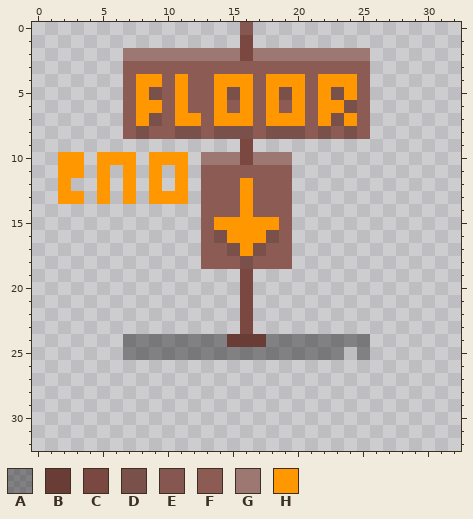
Pixel-art file: Assets/Dungeon/01_The Palace/Props/HoleSignEnd.aseprite. Above, as it was before the edit.
33x33 pixels, 1 frame.
Visible layers, top first: "Writing", "Panels", "Pole", "Shadow" opacity 37%.
Palette (. is transparent): A #0000005e  B #6a3c36  C #7a4841  D #7a504a  E #865650  F #8c5b54  G #9d7873  H #ff9800
Pixels before, first column x 2:
 0 ..............E.........
 1 ..............C.........
 2 .....GGGGGGGGGCGGGGGGGGG
 3 .....FFFFFFFFFFFFFFFFFFF
 4 .....FHHFHFFHHHFHHHFHHHF
 5 .....FHDFHFFHDHFHDHFHDHF
 6 .....FHHFHFFHFHFHFHFHHDF
 7 .....FHDFHHFHHHFHHHFHDHF
 8 .....FDFFDDFDDDFDDDFDFDF
 9 ..............C.........
10 HH.HHH.HHH.GGGCGGG......
11 HH.H.H.H.H.FFFFFFF......
12 H..H.H.H.H.FFFHFFF......
13 HH.H.H.HHH.FFFHFFF......
14 ...........FFFHFFF......
15 ...........FHHHHHF......
16 ...........FDHHHDF......
17 ...........FFDHDFF......
18 ...........FFFDFFF......
19 ..............C.........
20 ..............C.........
21 ..............C.........
22 ..............C.........
23 ..............C.........
24 .....AAAAAAAABBBAAAAAAAA
25 .....AAAAAAAAAAAAAAAAA.A
And afterwards:
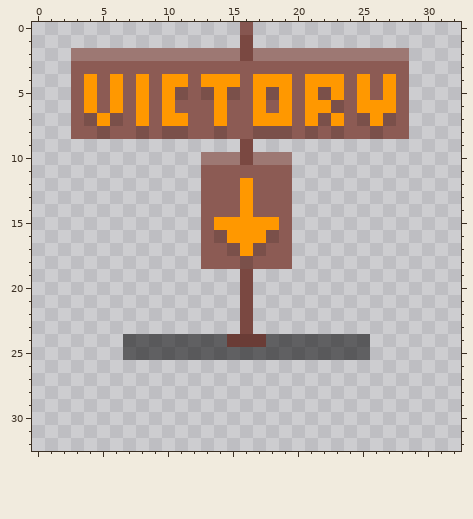
The exact change:
layer "Shadow" opacity 37% -> 53%
colour A: #0000005e -> #00000087
Layers "Writing", "Panels", "Shadow":
y 2: x 3..6 .... -> GGGG; x 26..28 ... -> GGG
y 3: x 3..6 .... -> FFFF; x 26..28 ... -> FFF
y 4: x 3..6 .... -> FHFH; x 9..10 HF -> FH; x 13 F -> H; x 16..17 HF -> FH; x 20..21 HF -> FH; x 24..28 HF... -> FHFHF
y 5: x 3..6 .... -> FHFH; x 9..11 DFH -> FHD; x 13 F -> D; x 16..28 HFHDHFHDHF... -> FHDHFHDHFHFHF
y 6: x 3..6 .... -> FHFH; x 9..11 HFH -> FHF; x 16..21 HFHFHF -> FHFHFH; x 23..28 HDF... -> DFHHHF
y 7: x 3..6 .... -> FDHD; x 9..10 DF -> FH; x 12 H -> F; x 15..17 HHF -> FFH; x 20..28 HFHDHF... -> FHDHFDHDF
y 8: x 3..6 .... -> FFDF; x 10 F -> D; x 12 D -> F; x 15..17 DDF -> FFD; x 20..24 DFDFD -> FDFDF; x 26..28 ... -> DFF
y 10: x 2..3 HH -> ..; x 5..7 HHH -> ...; x 9..11 HHH -> ...
y 11: x 2..3 HH -> ..; x 5 H -> .; x 7 H -> .; x 9 H -> .; x 11 H -> .
y 12: x 2 H -> .; x 5 H -> .; x 7 H -> .; x 9 H -> .; x 11 H -> .
y 13: x 2..3 HH -> ..; x 5 H -> .; x 7 H -> .; x 9..11 HHH -> ...
y 25: x 24 . -> A
Where, in picture pixels (left, top, right, bottom), the same in both pictures:
changed: (58, 48, 409, 204)
changed: (123, 334, 370, 360)
